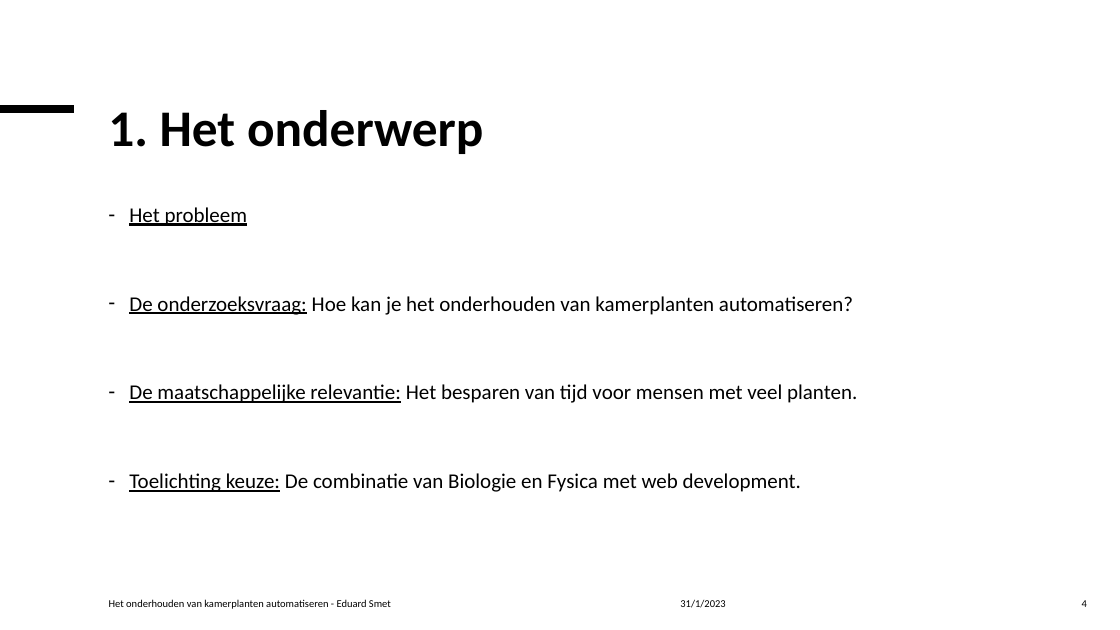
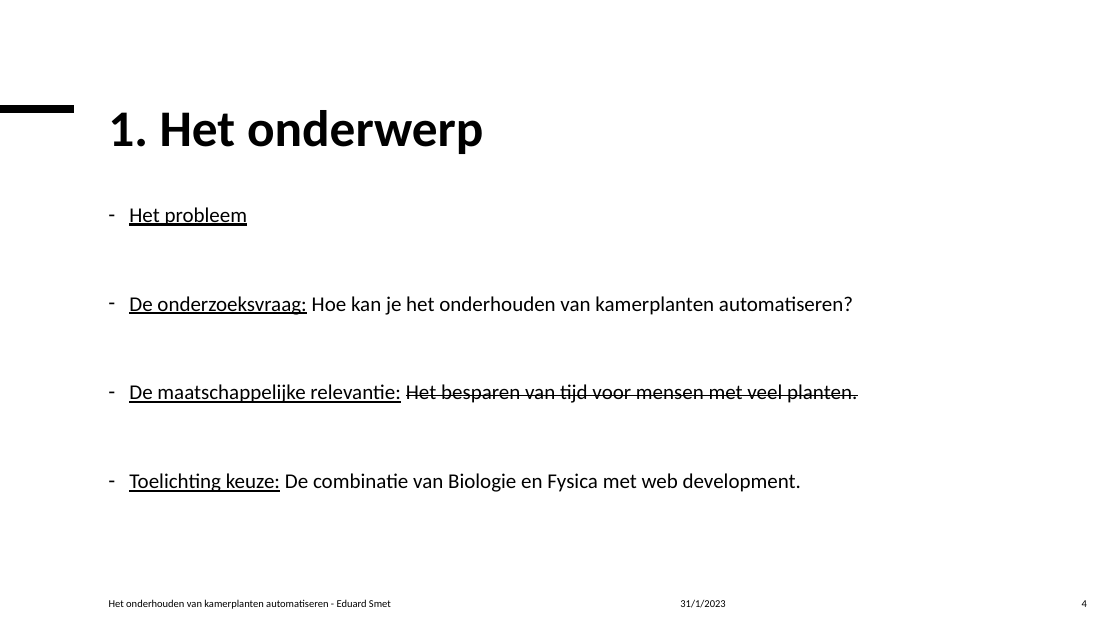
Before and after one commit to Celarye/syfinalproject, a slide deck: slide 4 of FinalProject.pptx. Drawn at 1120x630 pixels with LibreOffice and Linux fonts; fonts in the diff are those of the drawing. Boxes give left, top, right and bottom in pixels: in the first picture for what was removed or moved away, otherwise in the second. Text is boxed around its words. In the diff, an @@ line names an element or a change of style, - is before the commit and + after.

```diff
--- a/FinalProject.pptx
+++ b/FinalProject.pptx
@@ text at [129,384,857,403]: strikethrough on in "Het besparen van tijd voor mensen met ..." @@
```
Also in this commit, not shown: 1 other slide changed, 2 slides added.
